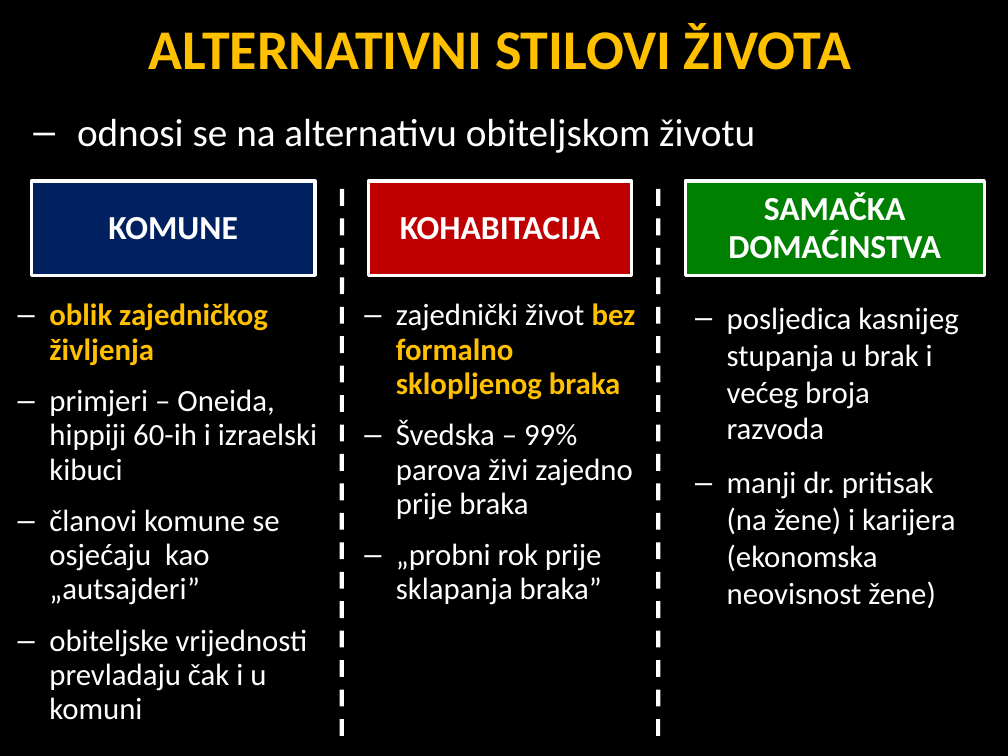
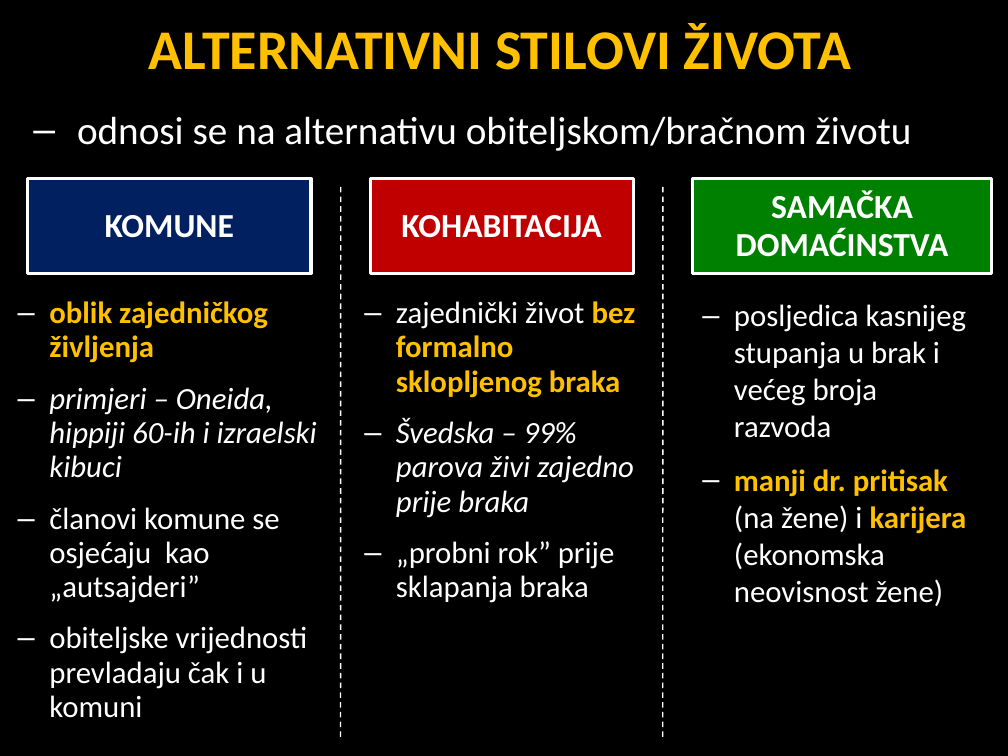
Before and after one commit to srednja-skola/sociologija, a slide deck: slide 17 of data/pptx/007_Obitelj_brak_i_srodstvo.pptx (slide 11 before the commit). Drawn at 1008x756 pixels with LibreOffice and Linux fonts; fonts in the diff are those of the drawing. Boxes give left, top, right and bottom in pixels: in the first picture for what was removed or moved away, otherwise in the second. Text is boxed around its words. In the diff, an @@ line names an element or a change of style, - is before the commit and + after.

```diff
--- a/data/pptx/007_Obitelj_brak_i_srodstvo.pptx
+++ b/data/pptx/007_Obitelj_brak_i_srodstvo.pptx
@@ text at box(77, 116, 911, 151): text changed @@
-– odnosi se na alternativu obiteljskom životu
+– odnosi se na alternativu obiteljskom/bračnom životu
@@ rectangle "KOMUNE": place and size @@
-rectangle "KOMUNE" at box(31, 181, 314, 276)
+rectangle "KOMUNE" at box(27, 178, 310, 273)
@@ rectangle "SAMAČKA DOMAĆINSTVA": place and size @@
-rectangle "SAMAČKA DOMAĆINSTVA" at box(685, 181, 985, 276)
+rectangle "SAMAČKA DOMAĆINSTVA" at box(692, 178, 992, 273)
@@ line moved from (342, 188) - (342, 741) to (341, 186) - (341, 738) @@
@@ line (341, 186) - (341, 738): stroke #FFFFFF 3 pt dashed to #FFFFFF 1 pt dashed @@
@@ line moved from (658, 188) - (658, 741) to (663, 186) - (663, 738) @@
@@ line (663, 186) - (663, 738): stroke #FFFFFF 3 pt dashed to #FFFFFF 1 pt dashed @@
@@ text "posljedica kasnijeg stupanja u brak ...": place and size @@
-text "posljedica kasnijeg stupanja u brak ..." at box(727, 307, 958, 608)
+text "posljedica kasnijeg stupanja u brak ..." at box(734, 304, 967, 606)
@@ text at box(49, 387, 317, 478): italic on in "primjeri – Oneida, hippiji 60-ih i izraelski ..." @@
@@ text at box(396, 417, 634, 518): italic on in "Švedska – 99% parova živi zajedno prije ..." @@
@@ text at box(734, 469, 967, 606): text colour #FFFFFF to #FFC000, bold on in "manji dr. pritisak karijera" @@
@@ text at box(396, 541, 615, 603): text changed @@
-– „probni rok prije sklapanja braka”
+– „probni rok” prije sklapanja braka
```
Also in this commit, not shown: 10 other slides changed, 1 slide added.
